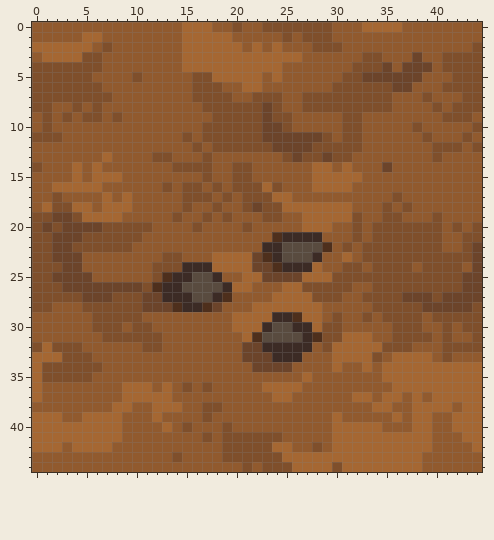
A pixel-art file gets an edit: farming/sprout.aseprite. Above: the version before the commit.
45x45 pixels, 1 frame.
And afterwards:
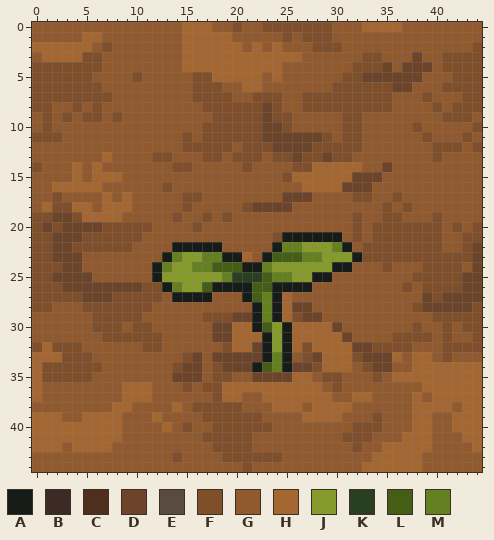
Palette (. is transparent): A #181c19  B #3c2b25  C #4e2f1c  D #6c442a  E #594b3f  F #7f4f2b  G #915a2e  H #a56732  J #879a2c  K #293f21  L #445d17  M #648020
Diff:
layer "Layer 2" now hidden
layer "Layer 1" now shown
Changed rows in their new state; - is an unchanged pixel.
first column x 11:
12 ----F-F--G------------------
13 -------F-FFF-F--------------
14 -----GG--G-----FF--H-H------
15 ------G--GG---FHH----DDD----
16 ----GG-G-GGGGG--H---DDD-----
17 ------G-G-GGGGDDD----FF-----
18 -------G----DDDGGGGGG-------
19 ------------GG--GGGGG-------
20 ----------G-----GGG---------
21 -------------FAAAAAA--------
22 ---AAAAA----GAMMJJJMA-------
23 --AMJJMMAA-GALLLMMJJJA------
24 -AMJJMMLLLAAMJJJJJJAAG-G-GG-
25 -AJJJJJJMKKKLMMJJAAGGGGGGGG-
26 -FAMJJLAAAALLAAAAGGGG--GGG-G
27 FFGAAAAGG-ALMA-GGGGG--GGGGGG
28 FGGGGGGG---AMA-DDG-----GGGG-
29 ------FFFDDAMAHFDD-G--G-GGGG
30 -------DD--ALJAHH-HD-----GG-
31 -------DDH-HAJAHHHHHDGG-----
32 --------FHH-AJAHFHH--DDF----
33 ----FD-DDD--AMAGFDH--FDDD-G-
34 ---FDD-FDDDALMADDFH-H-FDDGG-
35 ---DDD-FF--DDDDH--FF---FG---
36 --G----FHHHH----HH-F-----GGG
37 -GG----FHH--H--HHHH-----GG--
38 -GG--F--FF---HHH-HHHH--GG---
39 -------FFFFF----HHH----F-G--
40 -------F-FFFF------GGFFF----
41 -------F---GGG-----GFFFGGG--
42 -------F---GGGG--G-GGFGG----
43 --------------GGGGGGGGG-----
44 ------------GGGGGGGGGG------
Boxes around the changes in both pictures, in picture pixels (x1, y1, x2, y2):
changed: (142, 142, 422, 472)
